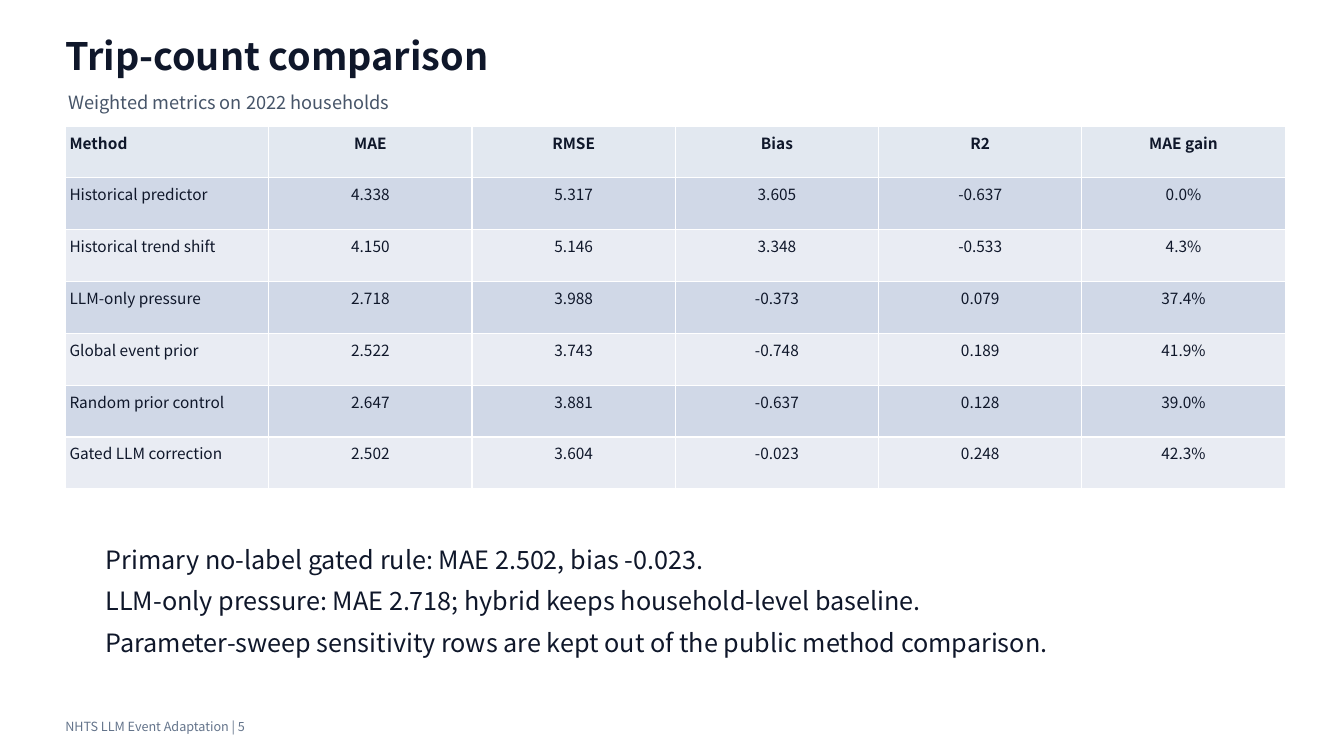
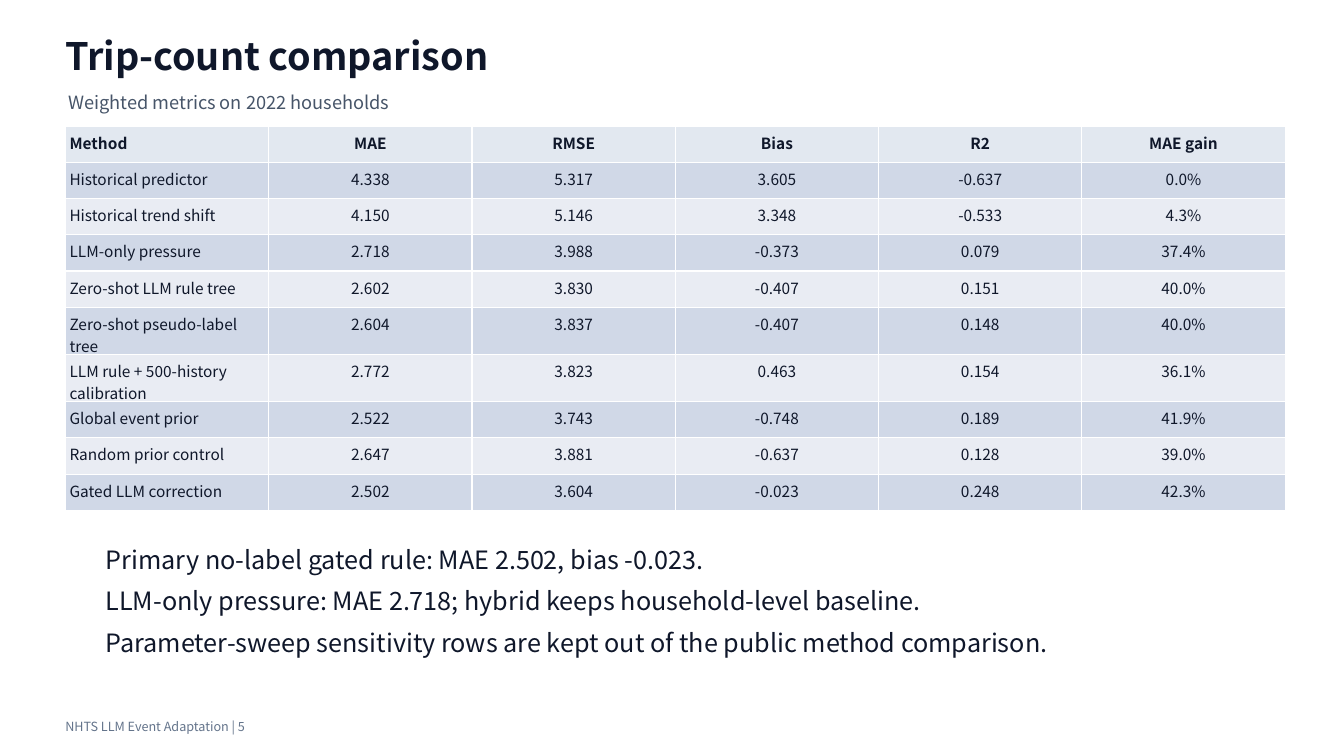
Before and after one commit to Lrving-code/NHTS-Travel-Prediction, a slide deck: slide 5 of outputs/final_project/NHTS_LLM_Event_Adaptation_Optimized_Presentation.pptx. Drawn at 1344x756 pixels with LibreOffice and Linux fonts; fonts in the diff are those of the drawing. Boxes give left, top, right and bottom in pixels: in the first picture for what was removed or moved away, otherwise in the second. Text is boxed around its words. In the diff, an @@ line names an element or a change of style, - is before the commit and + after.

Commit message:
feat(research): add rule-tree baselines and update deck
Add zero-shot LLM rule-tree, pseudo-label tree, small historical calibration, and irrelevant pseudo-event placebo baselines. Update reports, robustness audits, and the 23-slide template presentation with the full method comparison.

```diff
--- a/outputs/final_project/NHTS_LLM_Event_Adaptation_Optimized_Presentation.pptx
+++ b/outputs/final_project/NHTS_LLM_Event_Adaptation_Optimized_Presentation.pptx
@@ table at [66, 126, 1288, 501] @@
+row 5: Zero-shot LLM rule tree | 2.602 | 3.830 | -0.407 | 0.151 | 40.0%
+row 6: Zero-shot pseudo-label tree | 2.604 | 3.837 | -0.407 | 0.148 | 40.0%
+row 7: LLM rule + 500-history calibration | 2.772 | 3.823 | 0.463 | 0.154 | 36.1%
```
Also in this commit, not shown: 1 other slide changed, 47 other files.
